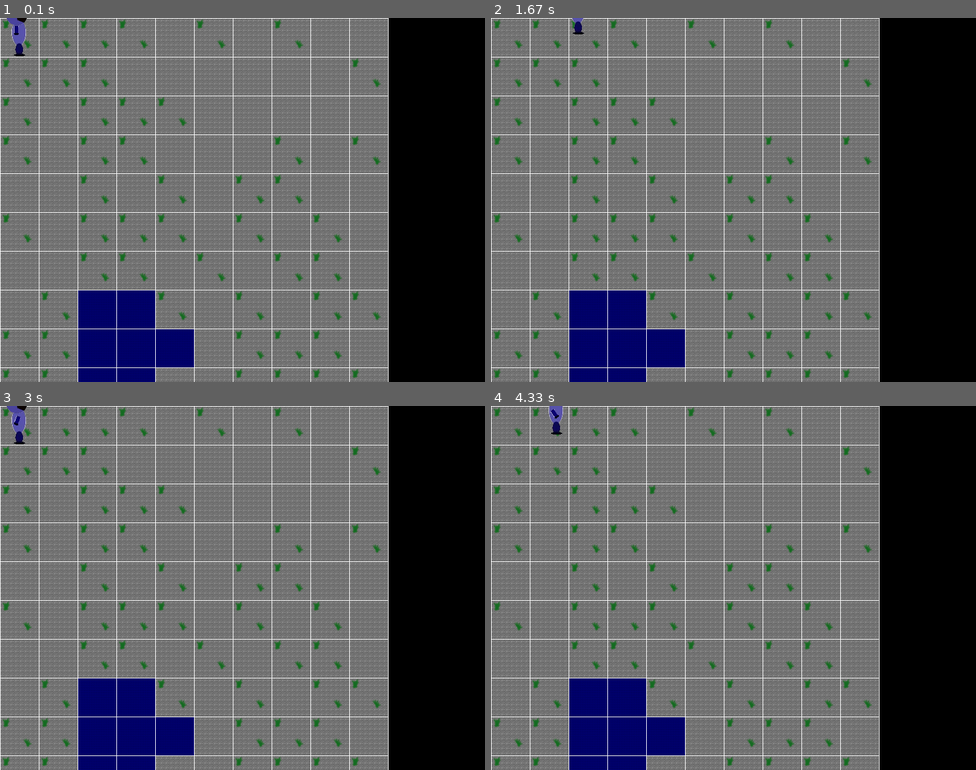
Above: before the commit, frames 1-4 (two rows, left to right).
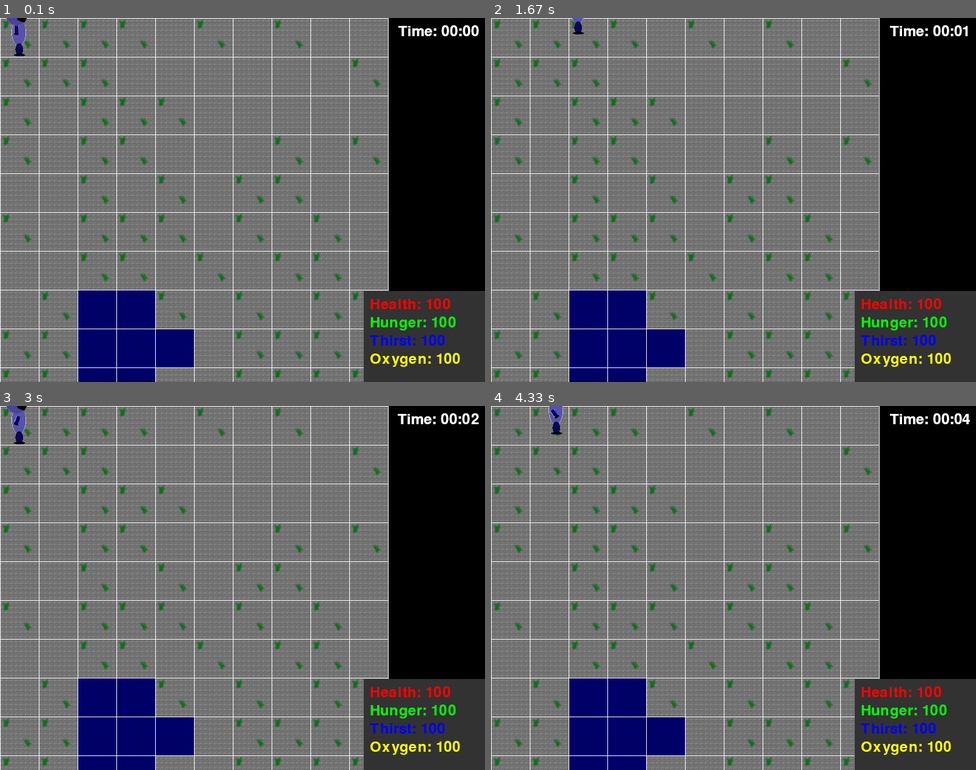
Above: after the commit, the same moments.

Repository: Mael-Pilon-Joly/alien-survival-game
Game: pygame game, started from pygame_basic.py
The game is run twice, just before and just after one commit, with the same random seed, the same clock (stepped at 60 frames per second) and the same inputs.
Inputs:
- Up to frame 1 (0.1 s): no input
- Up to frame 2 (1.67 s): hold Right 0.33-0.8 s; hold Up 0.83-1.13 s; hold Right 1.17-1.63 s
- Up to frame 3 (3 s): hold Left 1.67-2.2 s; hold Down 2.23-2.53 s; hold Left 2.57-2.97 s
- Up to frame 4 (4.33 s): hold Up 3-3.37 s; hold Right 3.4-4.03 s; hold Down from 4.07 s (still down)

The runs differ from the first frame. In frame 1, 6.5% of the frame differs, in the area x 75-100%, y 2-100%; in frame 2, 6.5%; in frame 3, 6.5%; in frame 4, 6.5%.

Commit message:
game time

Diff:
--- a/pygame_basic.py
+++ b/pygame_basic.py
@@ -1,5 +1,6 @@
 import random
 import pygame
+import time
 import sys
 import math
 
@@ -10,6 +11,73 @@
 # Set up display
 screen = pygame.display.set_mode((SCREEN_WIDTH, SCREEN_HEIGHT))
 pygame.display.set_caption('Random Map Grid')
+
+# Define clock for controlling the frame rate
+clock = pygame.time.Clock()
+# Create game state
+class GameState:
+    def __init__(self):
+        self.health = 100
+        self.hunger = 100
+        self.thirst = 100
+        self.oxygen = 100
+
+# Create game state
+state = GameState()
+
+# Font for displaying stats
+font = pygame.font.Font(None, 36)
+
+
+# Time management variables
+game_minutes_passed = 0  # Define this outside the function
+last_update_time = time.time()
+
+def update_resources(state):
+    global game_minutes_passed, last_update_time
+    current_time = time.time()
+
+    # Check if a real second has passed
+    if current_time - last_update_time >= 1:
+        # Increase in-game time by 1 minute
+        game_minutes_passed += 1
+        last_update_time = current_time
+
+        # Deplete resources every in-game hour
+        if game_minutes_passed % 60 == 0:  # Every 60 minutes, i.e., 1 in-game hour
+            state.hunger -= 5
+            state.thirst -= 7
+            state.oxygen -= 3
+
+            # Ensure values don't go below zero
+            state.hunger = max(state.hunger, 0)
+            state.thirst = max(state.thirst, 0)
+            state.oxygen = max(state.oxygen, 0)
+
+def draw_stats(screen, state, font):
+    # Display the current in-game time and resource stats in a square in the bottom right
+    health_text = font.render(f'Health: {int(state.health)}', True, (255, 0, 0))
+    hunger_text = font.render(f'Hunger: {int(state.hunger)}', True, (0, 255, 0))
+    thirst_text = font.render(f'Thirst: {int(state.thirst)}', True, (0, 0, 255))
+    oxygen_text = font.render(f'Oxygen: {int(state.oxygen)}', True, (255, 255, 0))
+
+    pygame.draw.rect(screen, (50, 50, 50), (600, 450, 200, 150))  # Background square
+    screen.blit(health_text, (610, 460))
+    screen.blit(hunger_text, (610, 490))
+    screen.blit(thirst_text, (610, 520))
+    screen.blit(oxygen_text, (610, 550))
+
+    # Calculate the in-game time in hours and minutes
+    hours = game_minutes_passed // 60
+    minutes = game_minutes_passed % 60
+    time_text = font.render(f'Time: {hours:02}:{minutes:02}', True, (255, 255, 255))
+
+    # Display the time in the upper right corner
+    screen.blit(time_text, (screen.get_width() - time_text.get_width() - 10, 10))
+
+    # Display the time in the upper right corner
+    screen.blit(time_text, (screen.get_width() - time_text.get_width() - 10, 10))
+
 
 # Define grid size
 GRID_ROWS = 10
@@ -280,6 +348,12 @@
     # Frame rate
     pygame.time.Clock().tick(30)
 
+    #elapsed_time = clock.get_time() / 1000.0  # Get elapsed time in seconds
+    elapsed_time = clock.get_time() / 1000.0  # Get elapsed time in seconds
+    update_resources(state)
+
+    # Draw the resource stats
+    draw_stats(screen, state, font)
 
     # Update the display
     pygame.display.flip()
--- /dev/null
+++ b/resource_management.py
@@ -0,0 +1,46 @@
+import pygame
+
+class GameState:
+    def __init__(self):
+        self.health = 100
+        self.hunger = 100
+        self.thirst = 100
+        self.oxygen = 100
+
+def update_resources(state, elapsed_time, real_seconds_per_game_hour, time):
+    global game_hours_passed, last_update_time
+    current_time = time.time()
+    elapsed_time = current_time - last_update_time
+
+    # Convert elapsed real time to game hours
+    game_hours = int(elapsed_time / real_seconds_per_game_hour)
+
+    if game_hours > 0:
+        # Deplete resources based on how many game hours have passed
+        state.hunger -= game_hours * 5  # Example: Decrease hunger by 5 units per hour
+        state.thirst -= game_hours * 7  # Example: Decrease thirst by 7 units per hour
+        state.oxygen -= game_hours * 3  # Example: Decrease oxygen by 3 units per hour
+
+        # Ensure values don't go below zero
+        state.hunger = max(state.hunger, 0)
+        state.thirst = max(state.thirst, 0)
+        state.oxygen = max(state.oxygen, 0)
+
+        # Update game hours passed and reset timer
+        game_hours_passed += game_hours
+        last_update_time = current_time
+
+def draw_stats(screen, state, font):
+    # Display the current in-game time and resource stats in a square in the bottom right
+    health_text = font.render(f'Health: {int(state.health)}', True, (255, 0, 0))
+    hunger_text = font.render(f'Hunger: {int(state.hunger)}', True, (0, 255, 0))
+    thirst_text = font.render(f'Thirst: {int(state.thirst)}', True, (0, 0, 255))
+    oxygen_text = font.render(f'Oxygen: {int(state.oxygen)}', True, (255, 255, 0))
+
+    # Draw the stats in a square at the bottom right
+    pygame.draw.rect(screen, (50, 50, 50), (600, 450, 200, 150))  # Background square
+
+    screen.blit(health_text, (610, 460))
+    screen.blit(hunger_text, (610, 490))
+    screen.blit(thirst_text, (610, 520))
+    screen.blit(oxygen_text, (610, 550))
Not shown, changed: README.md
